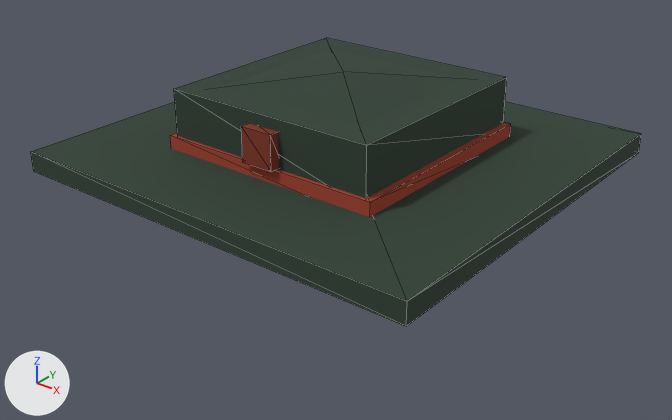
One commit to the glTF model src/main/resources/watch/models/cosmetics/walker/walking_hat.glb: the scene before it, then after it.
One viewpoint serves both versions: a camera (50 mm lens) standing at (0.77, -0.98, 2.171) and looking at (0.019, -0.04, 1.588). Arrows for +X, +Y and +Z are at lower left; the lights stay in place. The picture after the commit comes second. Mesh edges are drawn as thin lines. Vertices at exactly the same position are counted once.

The first picture shows 'walking_hat_head'.
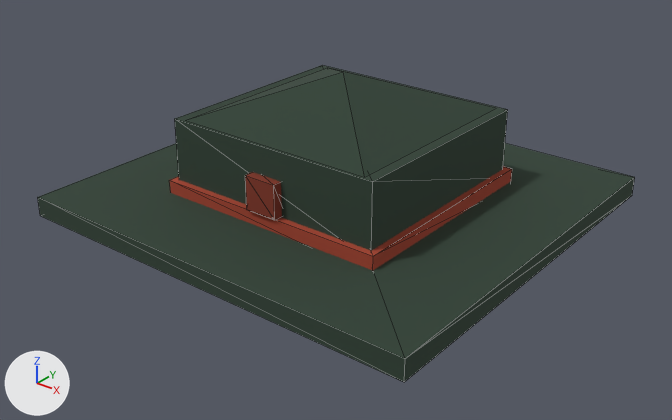
Edits to the bpy script that builds the scene:
```text
Change me_walking_hat_head:
    used by ob_walking_hat_head; location = (0.0, 0.0, 0.0)
    remove me_walking_hat_head.from_pydata(...)  # 37 vertices, 46 faces; spans x -0.32..0.32, y -0.301..0.301, z 1.645..1.78
    add me_walking_hat_head.from_pydata(...)  # 37 vertices, 48 faces; spans x -0.32..0.32, y -0.301..0.301, z 1.575..1.78
    me_walking_hat_head part 1: the loose piece of 8 vertices spanning x -0.32..0.32, y -0.301..0.301, z 1.645..1.675 is moved by (0.0, 0.0, -0.07)
    me_walking_hat_head part 2: the loose piece of 8 vertices spanning x -0.165..0.165, y -0.165..0.165, z 1.68..1.764 is scaled about its middle by (1.04, 0.982, 1.29), then moved by (0.0, 0.0, -0.058)
    me_walking_hat_head part 3: the loose piece of 5 vertices spanning x -0.15..0.15, y -0.15..0.15, z 1.76..1.78 is scaled about its middle by (1.04, 1.04, 3.1), then moved by (0.0, 0.0, -0.021)
    me_walking_hat_head part 4: the loose piece of 8 vertices spanning x -0.175..0.175, y -0.17..0.17, z 1.665..1.695 is scaled about its middle by (1.04, 1.01, 1), then moved by (0.0, 0.0, -0.07)
    me_walking_hat_head part 5: the loose piece of 8 vertices spanning x -0.025..0.025, y -0.179..-0.157, z 1.697..1.747 is moved by (0.0, 0.003, -0.07)
```

Where the change shows, as pixel boxes (x1, y1, x2, y2) in the pictures (672 x 420 px; the box of a moved part takes in the faces that stretch with it):
'walking_hat_head', reshaped (10% taller)
    before: (31, 38, 641, 326)
    after: (38, 65, 635, 382)
part 1 of me_walking_hat_head, moved or reshaped
    before: (31, 102, 641, 326)
    after: (38, 143, 635, 382)
part 2 of me_walking_hat_head, moved or reshaped
    before: (174, 38, 507, 198)
    after: (175, 65, 508, 251)
part 3 of me_walking_hat_head, moved or reshaped
    before: (222, 49, 462, 126)
    after: (186, 68, 496, 177)
part 4 of me_walking_hat_head, moved or reshaped
    before: (170, 122, 511, 217)
    after: (169, 167, 512, 270)
part 5 of me_walking_hat_head, moved or reshaped
    before: (241, 123, 279, 172)
    after: (245, 172, 282, 220)
